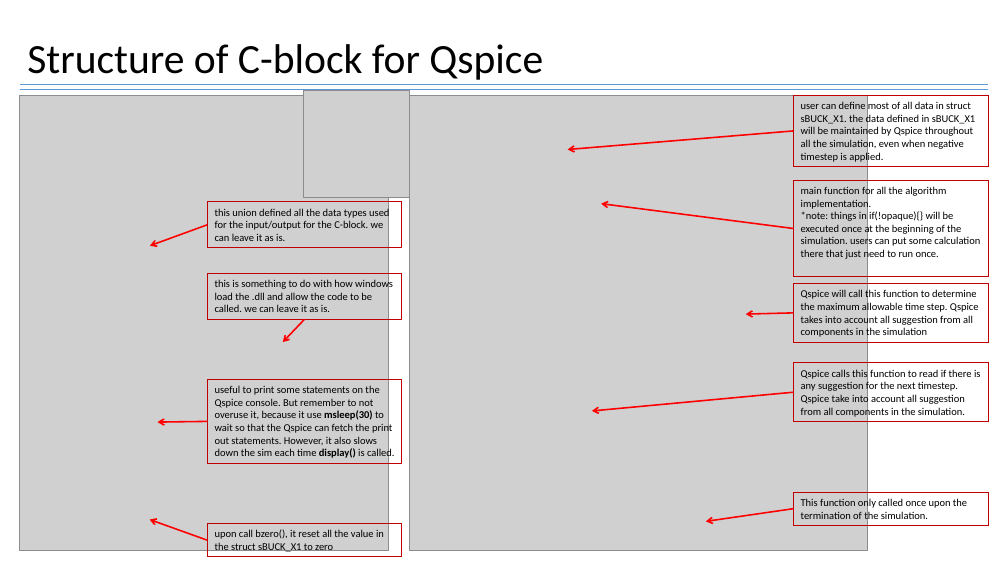
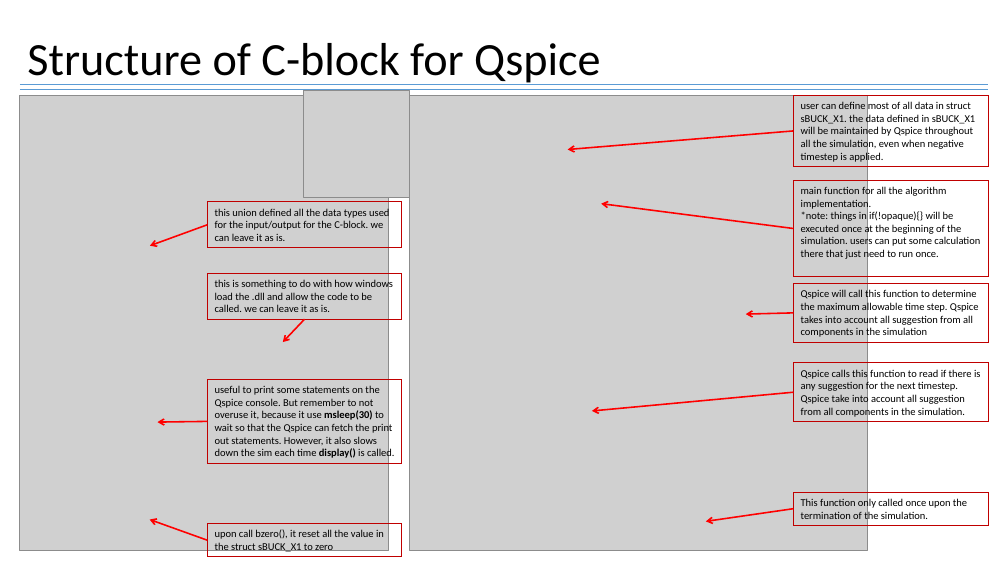
Before and after one commit to physicboy/QSPICE, a slide deck: slide 3 of PWM_example_SRbuck/Three Complexity Levels of PWM Implementation for Digital Controller Simulation.pptx. Drawn at 1008x567 pixels with LibreOffice and Linux fonts; fonts in the diff are those of the drawing; grey boxes stand for pictures. Boxes give left, top, right and bottom in pixels: in the first picture for what was removed or moved away, otherwise in the second. Text is boxed around its words. In the diff, an @@ line names an element or a change of style, - is before the commit and + after.

```diff
--- a/PWM_example_SRbuck/Three Complexity Levels of PWM Implementation for Digital Controller Simulation.pptx
+++ b/PWM_example_SRbuck/Three Complexity Levels of PWM Implementation for Digital Controller Simulation.pptx
@@ title "Structure of C-block for Qspice" at [27,43,600,85]: size 39.6 to 44 pt @@
```
Also in this commit, not shown: 3 other slides changed, 3 slides added, 8 other files.
